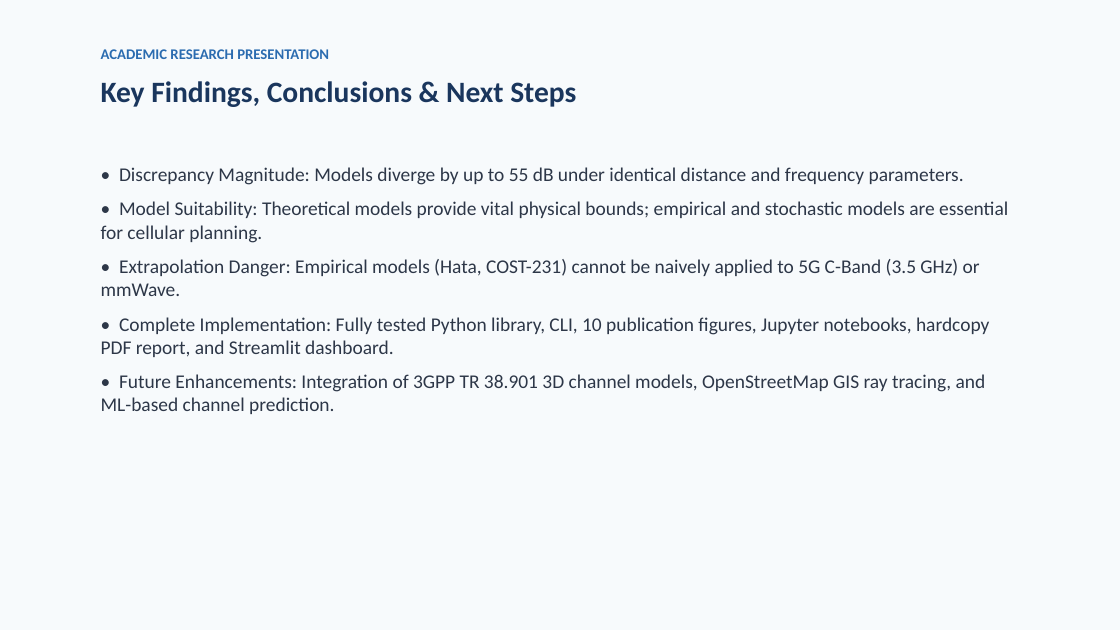
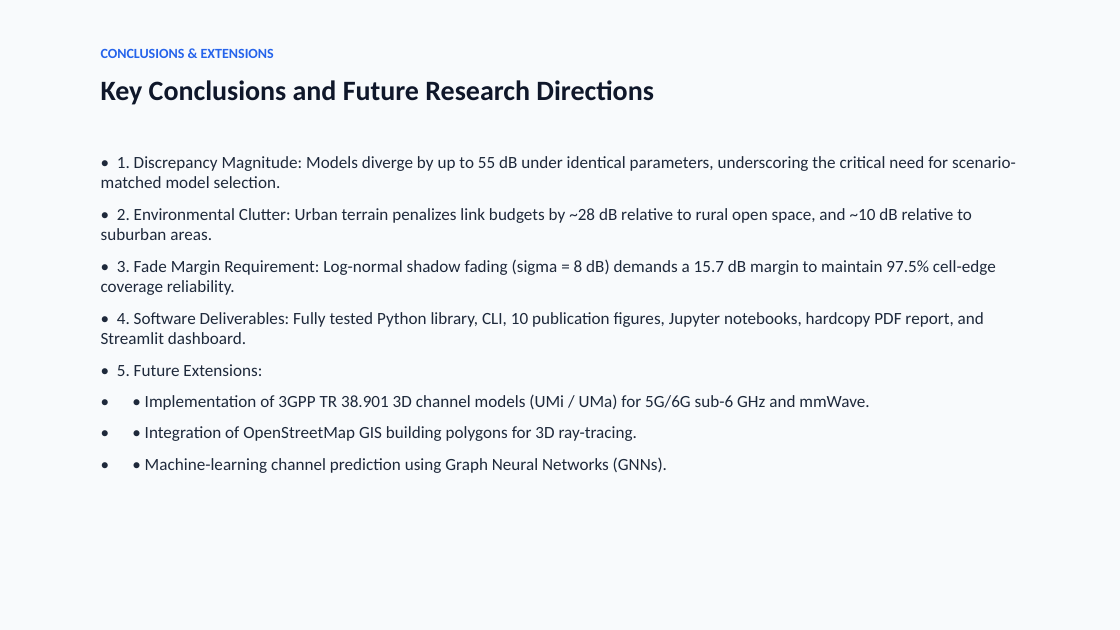
Before and after one commit to Harsh010801/Wireless, a slide deck: slide 20 of outputs/presentation/Wireless_Propagation_Analysis.pptx (slide 16 before the commit). Drawn at 1120x630 pixels with LibreOffice and Linux fonts; fonts in the diff are those of the drawing. Boxes give left, top, right and bottom in pixels: in the first picture for what was removed or moved away, otherwise in the second. Text is boxed around its words. In the diff, an @@ line names an element or a change of style, - is before the commit and + after.

Commit message:
Update master presentation with 20 slides, embedded figures, and team credentials

```diff
--- a/outputs/presentation/Wireless_Propagation_Analysis.pptx
+++ b/outputs/presentation/Wireless_Propagation_Analysis.pptx
@@ background #F7FAFC to #F8FAFC @@
@@ text at [101, 49, 274, 58]: text changed; size 9.5 to 9 pt; text colour #2B6CB0 to #2563EB @@
-ACADEMIC RESEARCH PRESENTATION
+CONCLUSIONS & EXTENSIONS
@@ text at [101, 80, 653, 105]: text changed; size 19 to 18 pt; text colour #1A365D to #0F172A @@
-Key Findings, Conclusions & Next Steps
+Key Conclusions and Future Research Directions
@@ text at [101, 156, 1016, 473]: text changed; size 12.5 to 11 pt; text colour #2D3748 to #1E293B @@
-• Discrepancy Magnitude: Models diverge by up to 55 dB under identical distance and frequency parameters.
-• Model Suitability: Theoretical models provide vital physical bounds; empirical and stochastic models are essential for cellular planning.
-• Extrapolation Danger: Empirical models (Hata, COST-231) cannot be naively applied to 5G C-Band (3.5 GHz) or mmWave.
-• Complete Implementation: Fully tested Python library, CLI, 10 publication figures, Jupyter notebooks, hardcopy PDF report, and Streamlit dashboard.
-• Future Enhancements: Integration of 3GPP TR 38.901 3D channel models, OpenStreetMap GIS ray tracing, and ML-based channel prediction.
+• 1. Discrepancy Magnitude: Models diverge by up to 55 dB under identical parameters, underscoring the critical need for scenario-matched model selection.
+• 2. Environmental Clutter: Urban terrain penalizes link budgets by ~28 dB relative to rural open space, and ~10 dB relative to suburban areas.
+• 3. Fade Margin Requirement: Log-normal shadow fading (sigma = 8 dB) demands a 15.7 dB margin to maintain 97.5% cell-edge coverage reliability.
+• 4. Software Deliverables: Fully tested Python library, CLI, 10 publication figures, Jupyter notebooks, hardcopy PDF report, and Streamlit dashboard.
+• 5. Future Extensions:
+• • Implementation of 3GPP TR 38.901 3D channel models (UMi / UMa) for 5G/6G sub-6 GHz and mmWave.
+• • Integration of OpenStreetMap GIS building polygons for 3D ray-tracing.
+• • Machine-learning channel prediction using Graph Neural Networks (GNNs).
```
Also in this commit, not shown: 13 other slides changed, 6 slides added, 2 slides removed, 3 other files.
